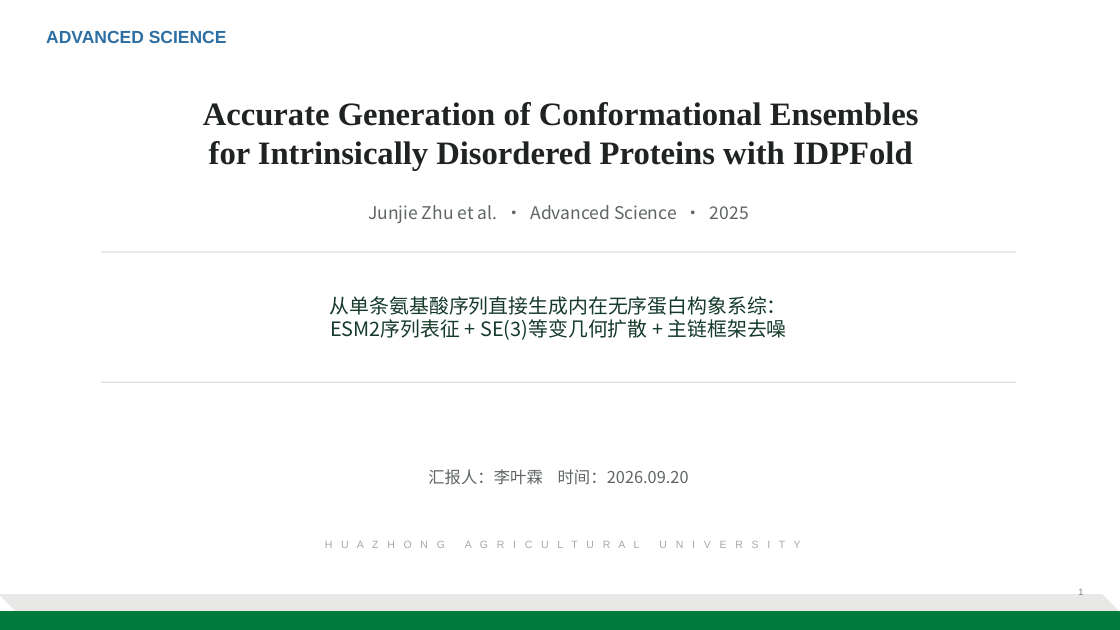
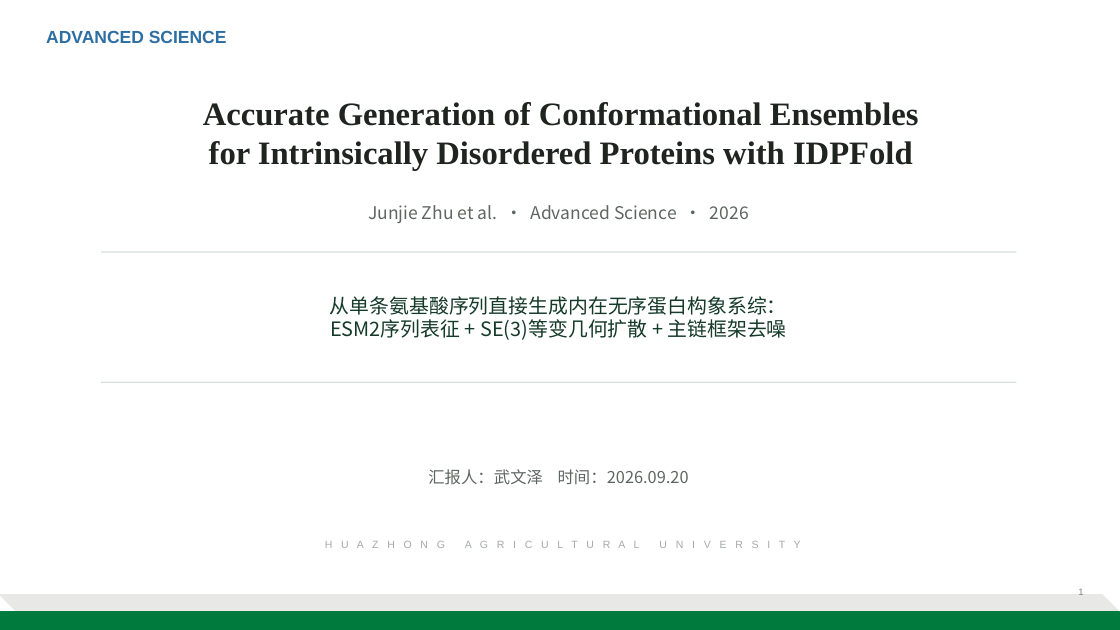
Before and after one commit to Doerrrr/paper, a slide deck: slide 1 of IDR IDP/Accurate Generation of Conformational Ensembles for Intrinsically Disordered Proteins with IDPFold/IDPFold_组会汇报_最终版_v4.pptx. Drawn at 1120x630 pixels with LibreOffice and Linux fonts; fonts in the diff are those of the drawing. Boxes give left, top, right and bottom in pixels: in the first picture for what was removed or moved away, otherwise in the second. Text is boxed around its words. In the diff, an @@ line names an element or a change of style, - is before the commit and + after.

```diff
--- a/IDR IDP/Accurate Generation of Conformational Ensembles for Intrinsically Disordered Proteins with IDPFold/IDPFold_组会汇报_最终版_v4.pptx
+++ b/IDR IDP/Accurate Generation of Conformational Ensembles for Intrinsically Disordered Proteins with IDPFold/IDPFold_组会汇报_最终版_v4.pptx
@@ text at (x1=368, y1=205, x2=749, y2=223): text changed @@
-Junjie Zhu et al. · Advanced Science · 2025
+Junjie Zhu et al. · Advanced Science · 2026
@@ text at (x1=428, y1=469, x2=689, y2=485): text changed @@
-汇报人：李叶霖 时间：2026.09.20
+汇报人：武文泽 时间：2026.09.20
```
Also in this commit, not shown: 5 other slides changed, 2 slides removed, 25 other files.
